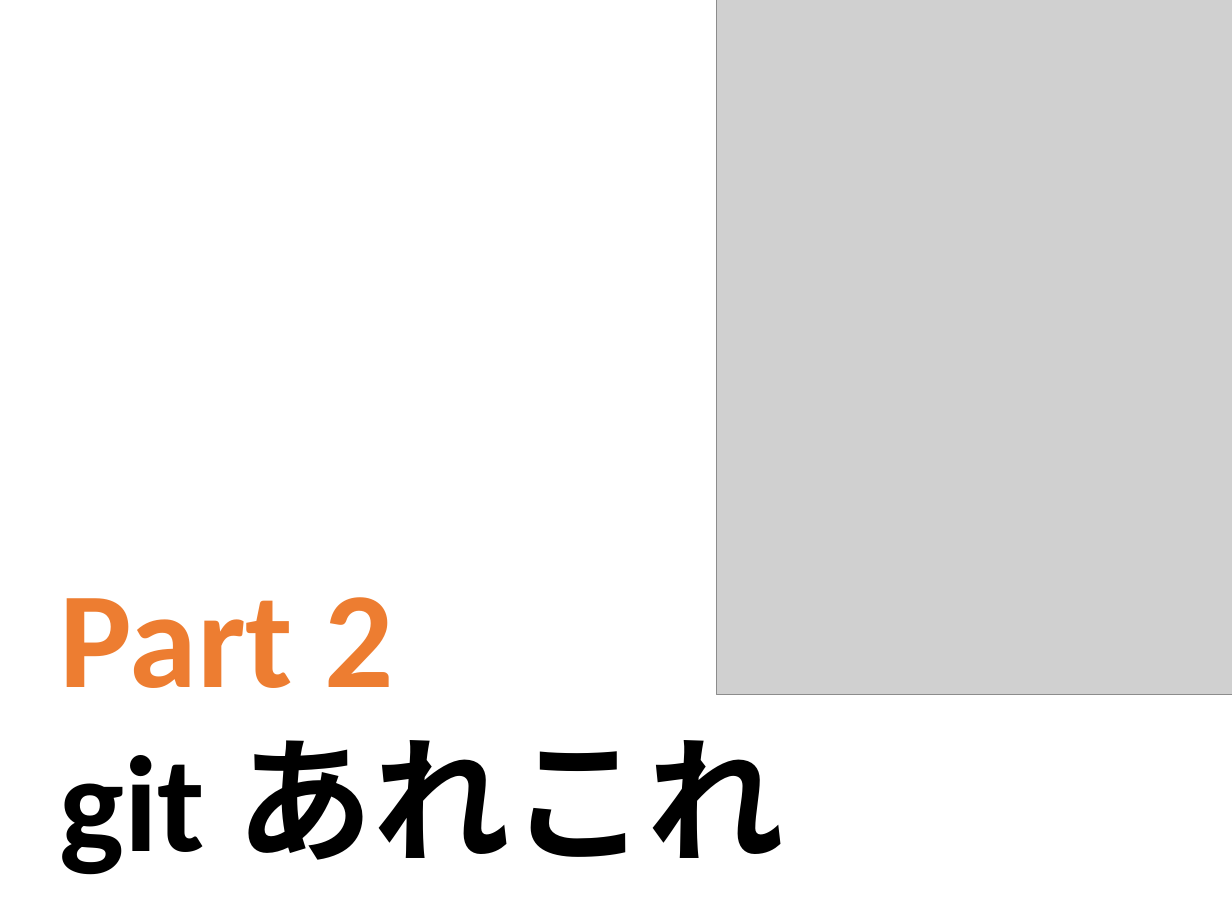
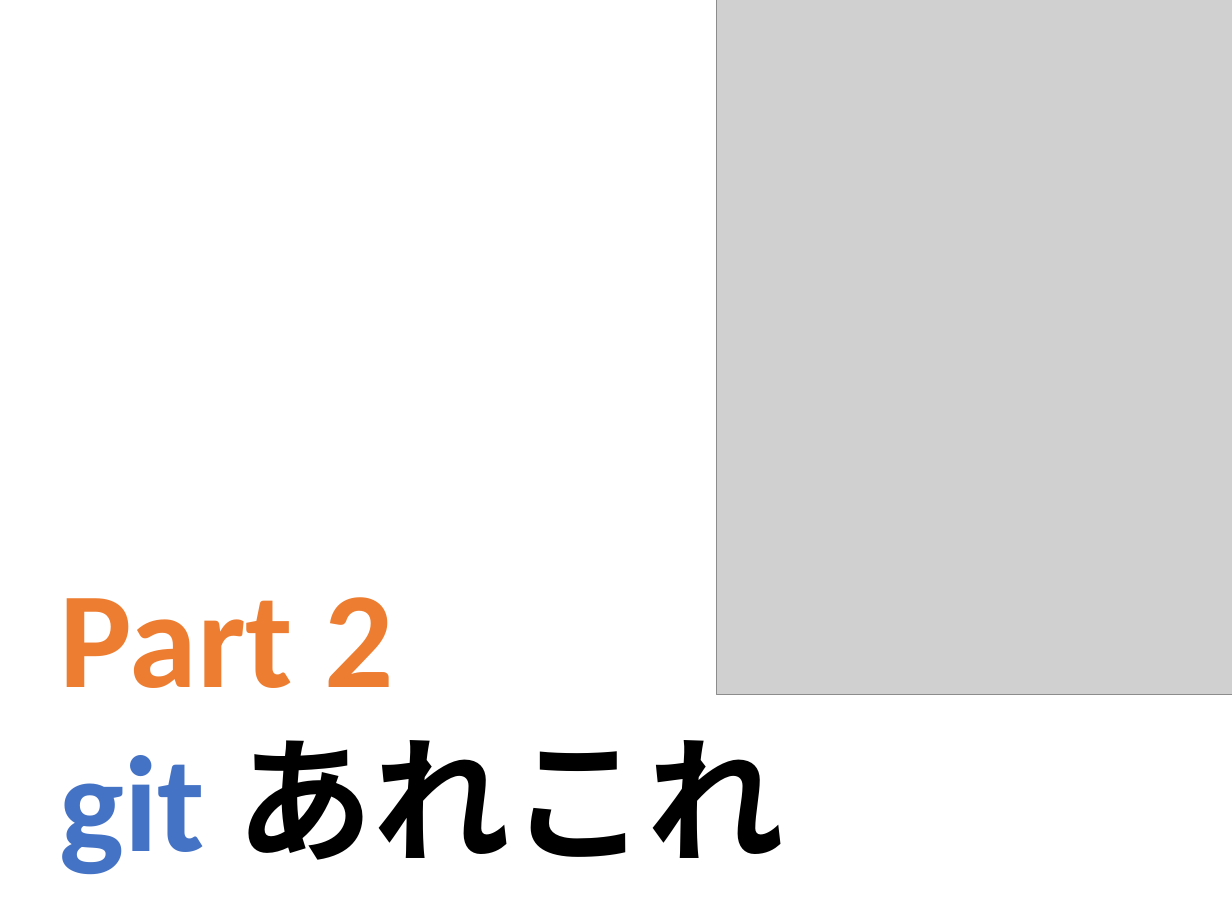
Before and after one commit to matsubara0507/learn-you-a-git-for-great-good, a slide deck: slide 2 of slide/part2.pptx. Drawn at 1232x924 pixels with LibreOffice and Linux fonts; fonts in the diff are those of the drawing; grey boxes stand for pictures. Boxes give left, top, right and bottom in pixels: in the first picture for what was removed or moved away, otherwise in the second. Text is boxed around its words. In the diff, an @@ line names an element or a change of style, - is before the commit and + after.

```diff
--- a/slide/part2.pptx
+++ b/slide/part2.pptx
@@ title "Part 2 git あれこれ" at box(60, 597, 785, 874): text colour #000000 to #4472C4 in "git" @@
```
Also in this commit, not shown: 1 other file.
